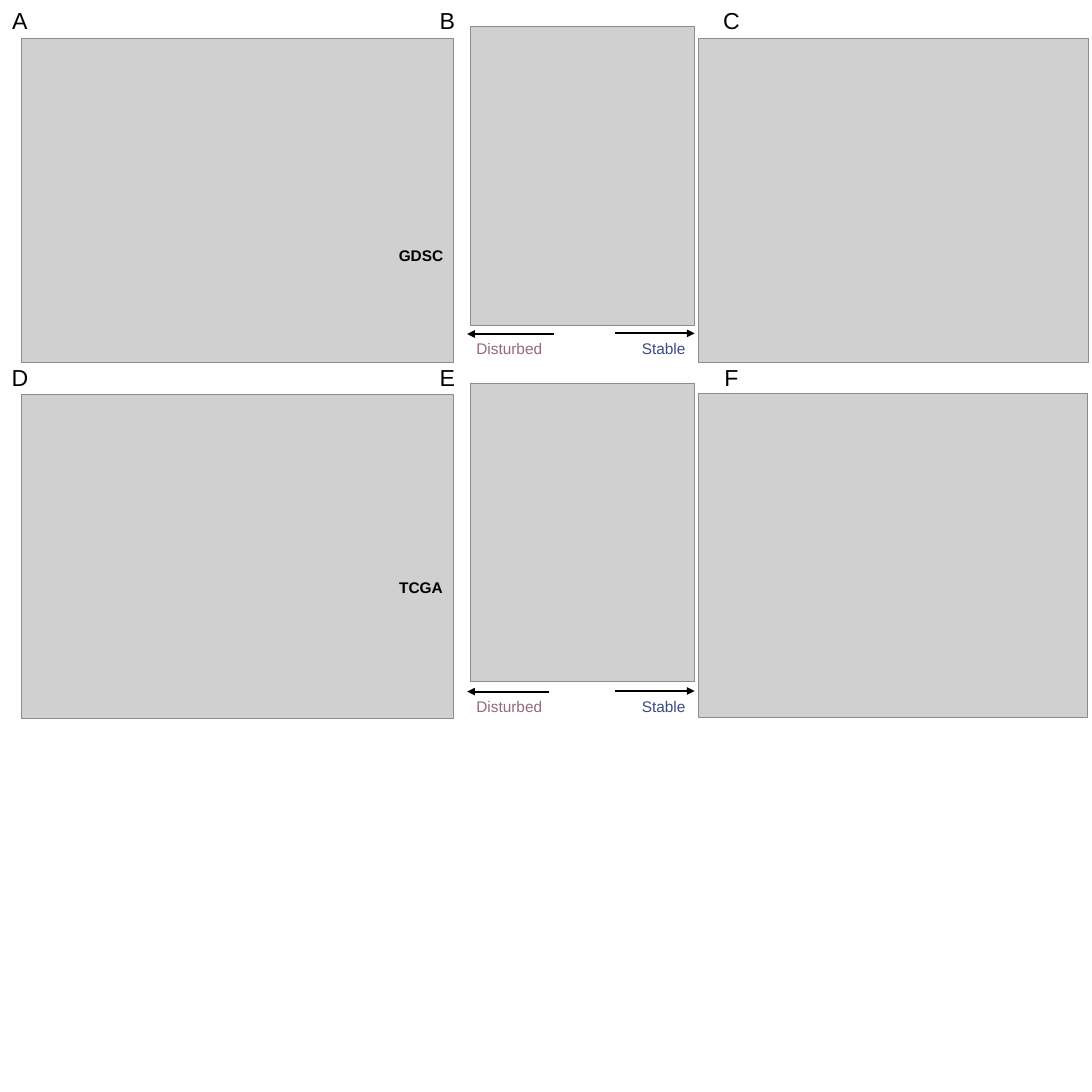
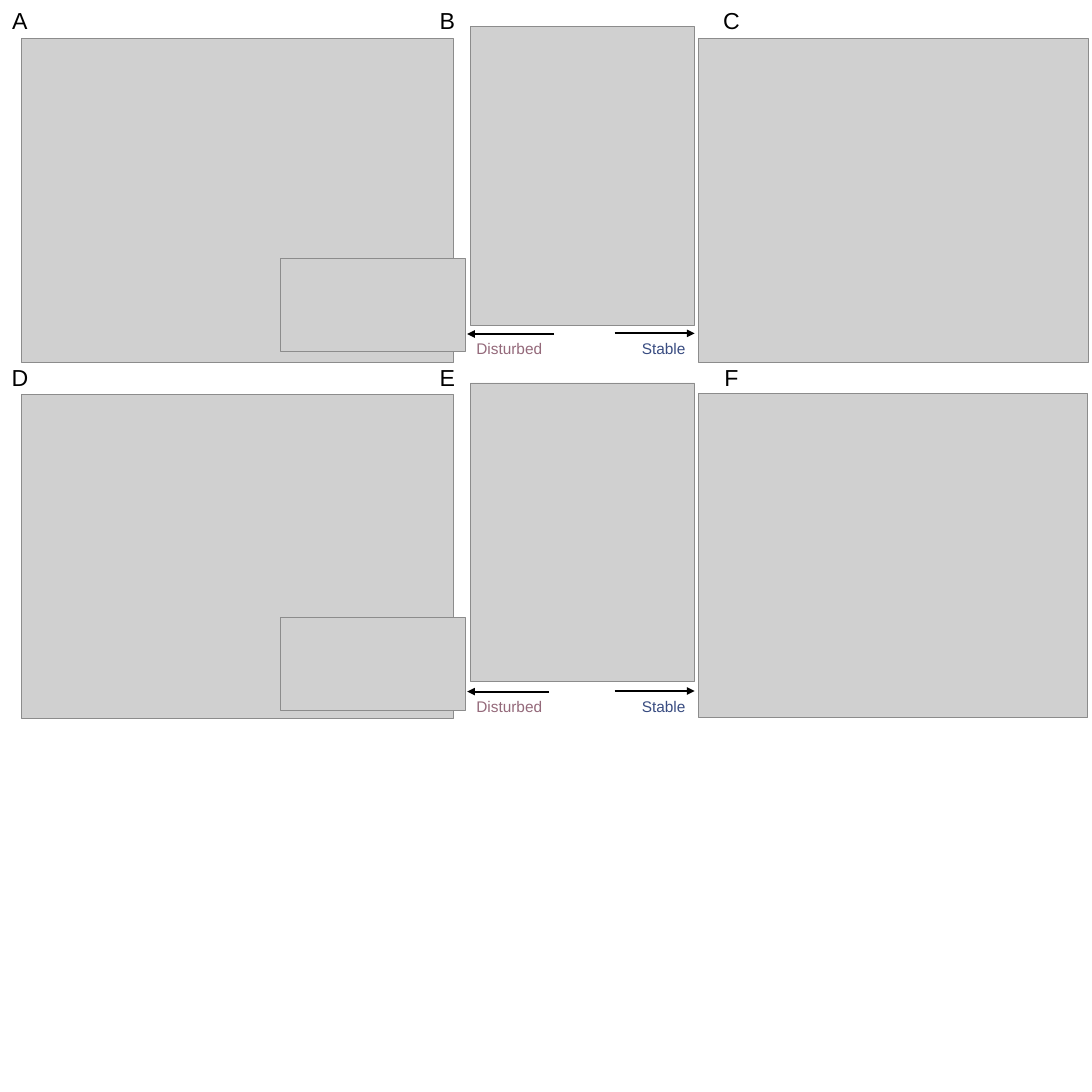
Before and after one commit to Vinnish-A/drug-glioma, a slide deck: slide 2 of docs/figure.pptx. Drawn at 1092x1092 pixels with LibreOffice and Linux fonts; fonts in the diff are those of the drawing; grey boxes stand for pictures. Boxes give left, top, right and bottom in pixels: in the first picture for what was removed or moved away, otherwise in the second. Text is boxed around its words. In the diff, an @@ line names an element or a change of style, - is before the commit and + after.

```diff
--- a/docs/figure.pptx
+++ b/docs/figure.pptx
@@ picture added at bbox=[280, 259, 465, 351] @@
@@ text removed at bbox=[399, 250, 443, 261] @@
-GDSC
@@ text removed at bbox=[399, 582, 443, 593] @@
-TCGA
@@ picture added at bbox=[280, 618, 465, 710] @@
```
Also in this commit, not shown: 1 other slide changed, 5 other files.
